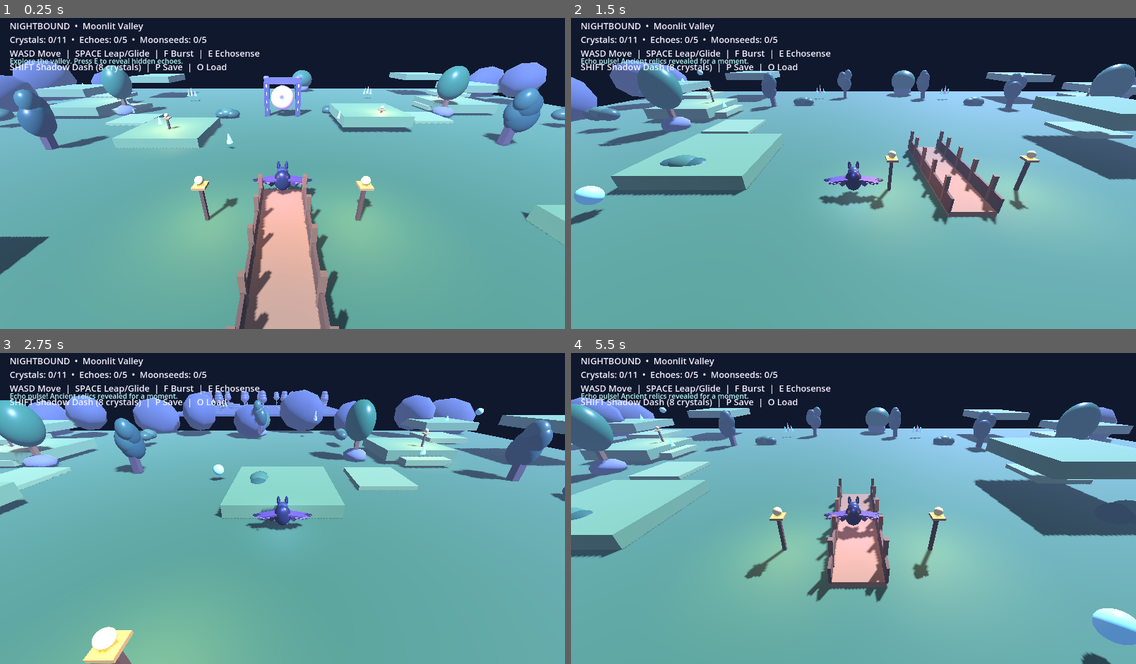
Above: before the commit, frames 1-4 (two rows, left to right).
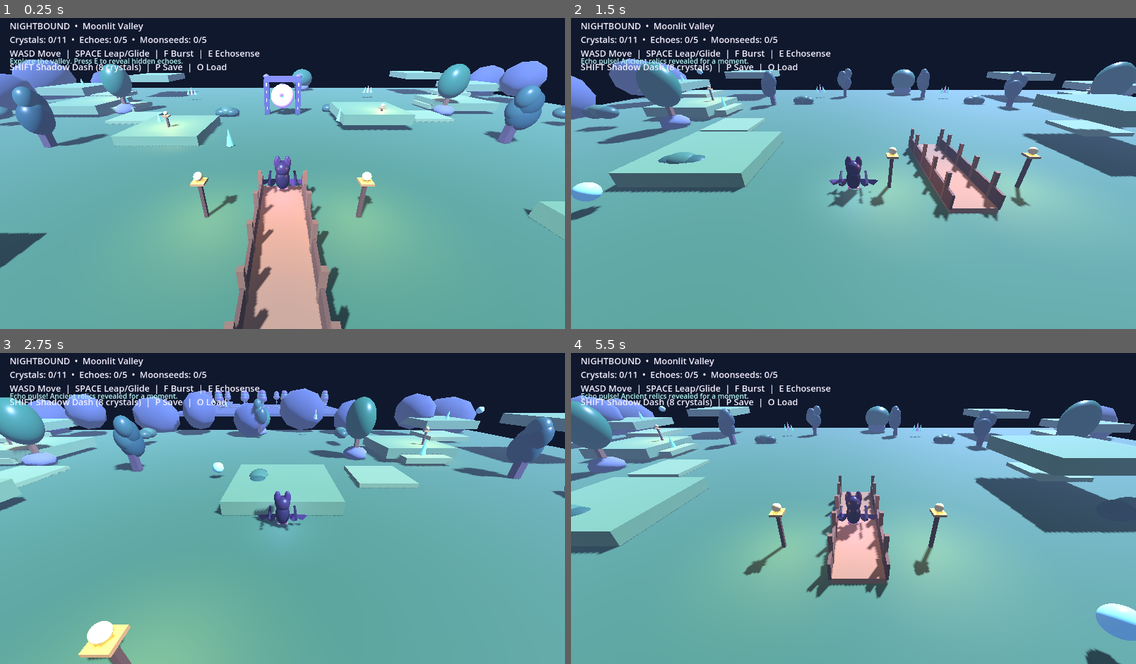
Above: after the commit, the same moments.

Repository: Dynamon91/nightbound
Game: Godot game, scene res://scenes/main.tscn
Same seed, same stepped clock (60 frames per second), same inputs: the game is played once before the commit and once after it.
Inputs:
- Up to frame 1 (0.25 s): no input
- Up to frame 2 (1.5 s): tap E (echosense) at 0.5, 1.35 s; hold D (move_right) 0.53-1.28 s; hold F (burst) 0.53-1.28 s; tap Space (jump) at 0.77 s; hold S (move_back) from 1.28 s (still down)
- Up to frame 3 (2.75 s): tap Space (jump) at 1.52 s; release S (move_back) at 2.03 s; hold D (move_right) from 2.03 s (still down); hold Shift (shadow_dash) from 2.03 s (still down)
- Up to frame 4 (5.5 s): release D (move_right) at 2.78 s; release Shift (shadow_dash) at 2.78 s; hold W (move_forward) 2.78-3.53 s; tap F (burst) at 2.85 s; tap Space (jump) at 3.02, 3.77, 4.52 s; hold A (move_left) 3.53-5.03 s; tap E (echosense) at 3.6 s; tap Shift (shadow_dash) at 4.35 s; hold S (move_back) from 5.03 s (still down); hold F (burst) from 5.03 s (still down)

The runs differ from the first frame. In frame 1, 6.7% of the frame differs, in the area x 0-100%, y 13-100%; in frame 2, 7.5%; in frame 3, 6.7%; in frame 4, 7.7%.

Commit message:
art: enrich Veilwood traversal with animated landmarks and a stronger bat presentation

Diff:
--- a/scripts/main.gd
+++ b/scripts/main.gd
@@ -54,7 +54,6 @@
 	return item
 
 func add_lantern(pos: Vector3) -> void:
-	# Warm route lights make landmarks readable against the cool moonlight.
 	add_solid_box(pos + Vector3(0, 1.1, 0), Vector3(0.18, 2.2, 0.18), Color("#65452e"))
 	add_box(self, pos + Vector3(0, 2.15, 0), Vector3(0.65, 0.12, 0.65), Color("#b88445"))
 	add_sphere(self, pos + Vector3(0, 2.45, 0), 0.22, Color("#ffd58a"))
@@ -88,7 +87,6 @@
 	return item
 
 func add_rock(parent: Node3D, pos: Vector3, size: Vector3, color: Color, seed_value: int) -> MeshInstance3D:
-	# Faceted, irregular silhouettes read as moonlit stone rather than smooth placeholder blobs.
 	var item := MeshInstance3D.new()
 	var mesh := SphereMesh.new()
 	mesh.radius = 1.0
@@ -106,17 +104,9 @@
 	return item
 
 func add_wing_membrane(parent: Node3D, side: float) -> void:
-	# A thin, scalloped triangular membrane gives the bat a readable wing silhouette.
 	var mesh_instance := MeshInstance3D.new()
 	var wing_mesh := ArrayMesh.new()
-	var vertices := PackedVector3Array([
-		Vector3(side * 0.28, 0.30, 0.02),
-		Vector3(side * 1.48, 0.18, 0.02),
-		Vector3(side * 1.18, -0.18, 0.02),
-		Vector3(side * 0.92, -0.02, 0.02),
-		Vector3(side * 0.66, -0.30, 0.02),
-		Vector3(side * 0.42, -0.04, 0.02)
-	])
+	var vertices := PackedVector3Array([Vector3(side * 0.28, 0.30, 0.02), Vector3(side * 1.48, 0.18, 0.02), Vector3(side * 1.18, -0.18, 0.02), Vector3(side * 0.92, -0.02, 0.02), Vector3(side * 0.66, -0.30, 0.02), Vector3(side * 0.42, -0.04, 0.02)])
 	var indices := PackedInt32Array([0, 1, 2, 0, 2, 3, 0, 3, 4, 0, 4, 5])
 	var arrays: Array = []
 	arrays.resize(Mesh.ARRAY_MAX)
@@ -134,7 +124,6 @@
 	parent.add_child(mesh_instance)
 
 func add_crystal_shard(parent: Node3D, pos: Vector3, height: float, color: Color, width := 0.32) -> MeshInstance3D:
-	# Low-sided tapered prism gives crystals a deliberate faceted silhouette.
 	var item := MeshInstance3D.new()
 	var mesh := CylinderMesh.new()
 	mesh.top_radius = width * 0.08
@@ -163,7 +152,6 @@
 	show_message("Explore the valley. Press E to reveal hidden echoes.")
 
 func build_world() -> void:
-	# Moonlit 3D presentation: cool ambient light and a warm key light.
 	var world_env := WorldEnvironment.new()
 	var environment := Environment.new()
 	environment.background_mode = Environment.BG_COLOR
@@ -192,18 +180,13 @@
 	fill_light.light_energy = 2.0
 	fill_light.omni_range = 12.0
 	add_child(fill_light)
-	# Broad valley floor: the prototype is deliberately scaled for roaming, not a tiny arena.
 	add_solid_box(Vector3(0, -0.5, 0), Vector3(100, 1, 100), Color("#416b43"))
-	# Raised exploration shelves around the valley, with multiple routes and glide-friendly gaps.
 	for p in [Vector3(-12, 0.4, -9), Vector3(11, 1.2, -14), Vector3(17, 0.4, 9), Vector3(-17, 3.2, 13), Vector3(-30, 1.0,  …(258 unchanged characters)…
 		add_solid_box(p, Vector3(8, 1.2, 8), Color("#668b58"))
-	# Four natural stepping-stone routes lead out to the raised shelves.
 	for p in [Vector3(-20, 0.1, -15), Vector3(-25, 0.5, -21), Vector3(-31, 1.5, -27), Vector3(20, 0.1, -16), Vector3(26, 0.5, -23), Vector3(32, 1.6, -29), Vector3(-20, 0.1, 17), Vector3(-26, 0.5, 24), Vector3(-32, 1.7, 30), Vector3(20, 0.1, 18), Vector3(26, 0.6, 25), Vector3(32, 1.8, 31)]:
 		add_solid_box(p, Vector3(5, 0.6, 5), Color("#78965f"))
-	# A shallow moonlit pool and a wooden crossing mark the central landmark.
 	add_solid_box(Vector3(0, -0.1, 15), Vector3(14, 0.15, 8), Color("#3e9bc2"))
 	add_solid_box(Vector3(0, 0.1, 7), Vector3(2.5, 0.4, 9), Color("#9b7047"))
-	# Distinct distant rock formations help orient the player while exploring.
 	for p in [Vector3(-44, 0.8, -5), Vector3(45, 0.8, 4), Vector3(-5, 0.8, 45), Vector3(5, 0.8, -45)]:
 		add_rock(self, p, Vector3(2.5, 1.25, 2.0), Color("#697487"), int(abs(p.x + p.z)))
 		var crown := add_sphere(self, p + Vector3(0, 2.0, 0), 2.6, Color("#286b48"))
@@ -213,27 +196,22 @@
 		add_box(self, p + Vector3(0, 2, 0), Vector3(0.45, 3, 0.45), Color("#76502e"))
 		var crown := add_sphere(self, p + Vector3(0, 4, 0), 1.8, Color("#286b48"))
 		crown.scale = Vector3(1.0, 1.25, 0.9)
-	# Layered cliff silhouettes add depth and break up the blocky horizon.
 	for i in range(18):
 		var side := -1.0 if i % 2 == 0 else 1.0
 		var z := -42.0 + float(i) * 5.0
 		var x := side * (43.0 + float(i % 3) * 2.5)
 		var rock := add_rock(self, Vector3(x, 2.0 + float(i % 4) * 0.7, z), Vector3(3.8 + float(i % 3) * 0.55, 3.0 + float(i % 3) * 0.45, 3.0), Color("#343d59") if i % 2 == 0 else Color("#414967"), i)
 		rock.rotation.z += 0.08 if i % 2 == 0 else -0.06
-	# Small crystal clusters around the valley edges create more layered fantasy landmarks.
 	for p in [Vector3(-18, 1.0, -30), Vector3(18, 1.0, -33), Vector3(-42, 3.0, 14), Vector3(42, 3.0, 15), Vector3(-12, 1.0, 38), Vector3(13, 1.0, 39)]:
 		for k in range(3):
 			var shard := add_crystal_shard(self, p + Vector3((float(k) - 1.0) * 0.65, 0.55 + float(k % 2) * 0.25, 0), 1.15 + float(k % 2) * 0.35, Color("#6eeaf4") if k != 1 else Color("#a88aff"), 0.28)
 			shard.rotation.z = (float(k) - 1.0) * 0.12
-	# Low shrubs and layered canopy clusters soften the block-built landscape.
 	for p in [Vector3(-8, 0.1, -17), Vector3(8, 0.1, -20), Vector3(-18, 0.2, 8), Vector3(18, 0.2, 7), Vector3(-35, 1.2, -12), Vector3(35, 1.2, -12), Vector3(-35, 1.3, 18), Vector3(35, 1.3, 18), Vector3(-15, 0.2, 32), Vector3(15, 0.2, 32)]:
 		for part in range(3):
 			var bush := add_sphere(self, p + Vector3((float(part) - 1.0) * 0.7, 0.35 + float(part % 2) * 0.2, 0), 0.85, Color("#315b46") if part != 1 else Color("#467452"))
 			bush.scale = Vector3(1.25, 0.8, 1.0)
-	# Warm lanterns trace the bridge and the four outer exploration routes.
 	for p in [Vector3(-4, 0, 5), Vector3(4, 0, 5), Vector3(-12, 0, -8), Vector3(-27, 1.0, -22), Vector3(12, 0, -12), Vector3(27, 1.0, -24), Vector3(-27, 1.0, 25), Vector3(27, 1.0, 26)]:
 		add_lantern(p)
-	# More natural tree silhouettes: tapered trunks, layered crowns, and moonlit leaf tips.
 	for p in [Vector3(-22, 0.0, -5), Vector3(22, 0.0, -6), Vector3(-40, 1.0, 4), Vector3(40, 1.0, 5), Vector3(-20, 0.0, 30), Vector3(20, 0.0, 31), Vector3(-8, 0.0, 39), Vector3(8, 0.0, 40)]:
 		var trunk := add_box(self, p + Vector3(0, 1.5, 0), Vector3(0.65, 3.0, 0.65), Color("#4d3b43"))
 		trunk.rotation.z = randf_range(-0.08, 0.08)
@@ -241,12 +219,10 @@
 			var offset := Vector3(randf_range(-0.75, 0.75), 2.7 + float(crown) * 0.55, randf_range(-0.45, 0.45))
 			var foliage := add_sphere(self, p + offset, 1.15 - float(crown) * 0.12, Color("#244b48") if crown % 2 == 0 else Color("#315d53"))
 			foliage.scale = Vector3(1.0, 1.25, 0.9)
-	# Bridge rails and posts make the crossing read as a crafted wooden structure.
 	for side in [-1.0, 1.0]:
 		add_box(self, Vector3(side * 1.25, 0.65, 7), Vector3(0.14, 0.9, 9), Color("#68482f"))
 		for z in [3.5, 5.5, 7.5, 9.5, 11.0]:
 			add_box(self, Vector3(side * 1.25, 1.05, z), Vector3(0.22, 1.7, 0.22), Color("#815c3b"))
-	# Rebuild the realm gate as a carved stone-and-crystal landmark, not a plain box frame.
 	add_solid_box(Vector3(-2.25, 2.4, -18), Vector3(0.75, 4.8, 1.0), Color("#45445f"))
 	add_solid_box(Vector3(2.25, 2.4, -18), Vector3(0.75, 4.8, 1.0), Color("#45445f"))
 	add_solid_box(Vector3(0, 4.85, -18), Vector3(5.1, 0.75, 1.0), Color("#56516e"))
@@ -260,7 +236,6 @@
 			rune.material_override = rune_mat
 		var cap := add_sphere(self, Vector3(side * 2.25, 5.2, -18), 0.45, Color("#7a6f9b"))
 		cap.scale = Vector3(1.0, 0.65, 0.85)
-	# Portal center uses a flattened glowing crystal-like orb with layered rings.
 	portal_core_node = add_sphere(self, Vector3(0, 2.7, -18.05), 1.35, Color("#342c58"))
 	portal_core_node.scale = Vector3(0.88, 1.2, 0.18)
 	portal_glow_light = OmniLight3D.new()
@@ -270,7 +245,6 @@
 	portal_glow_light.light_energy = 0.25
 	portal_glow_light.omni_range = 7.0
 	add_child(portal_glow_light)
-	# Concentric luminous rings give the realm gate a stronger focal silhouette.
 	for ring_scale in [1.0, 0.78]:
 		var ring := MeshInstance3D.new()
 		var ring_mesh := TorusMesh.new()
@@ -285,13 +259,7 @@
 		ring_mat.emission_energy_multiplier = 0.75
 		ring.material_override = ring_mat
 		add_child(ring)
-	# Collectibles are distributed across the expanded valley and its outer routes.
-	var crystal_positions: Array[Vector3] = [
-		Vector3(-5, 1.0, -5), Vector3(7, 1.5, -12), Vector3(-14, 1.2, -10),
-		Vector3(-25, 1.5, -21), Vector3(-38, 3.2, -29), Vector3(25, 1.5, -23),
-		Vector3(38, 3.4, -33), Vector3(-25, 1.5, 24), Vector3(-38, 3.5, 35),
-		Vector3(25, 1.6, 25), Vector3(38, 3.7, 36)
-	]
+	var crystal_positions: Array[Vector3] = [Vector3(-5, 1.0, -5), Vector3(7, 1.5, -12), Vector3(-14, 1.2, -10), Vector3(-25, 1.5, -21), Vector3(-38, 3.2, -29), Vector3(25, 1.5, -23), Vector3(38, 3.4, -33), Vector3(-25, 1.5, 24), Vector3(-38, 3.5, 35), Vector3(25, 1.6, 25), Vector3(38, 3.7, 36)]
 	for i in range(crystal_positions.size()):
 		make_crystal(crystal_positions[i], "crystal_%02d" % i)
 	var relic_positions: Array[Vector3] = [Vector3(-8, 1.2, 0), Vector3(5, 1, -7), Vector3(20, 1, 3), Vector3(-37, 4.7, -38), Vector3(37, 4.8, 40)]
@@ -306,37 +274,9 @@
 			relic.queue_free()
 
 func build_veilwood() -> void:
-	# A separate destination beyond the first gate: a bioluminescent forest.
 	add_solid_box(Vector3(130, -0.5, 0), Vector3(76, 1, 76), Color("#252d50"))
 	for p in [Vector3(118, 0.2, -8), Vector3(126, 0.7, -14), Vector3(137, 1.3, -20), Vector3(146, 2.0, -26), Vector3(138, 0.6, 10), Vector3(149, 1.4, 18), Vector3(158, 2.0, 25)]:
 		add_solid_box(p, Vector3(7, 0.8, 7), Color("#3c466f"))
-	# A carved moonstone trail guides the player from the realm arrival point to the Heart-Tree.
-	for i in range(9):
-		var trail_z := 25.0 - float(i) * 6.2
-		var trail_x := 130.0 + sin(float(i) * 0.72) * 2.0
-		var trail_stone := add_rock(self, Vector3(trail_x, 0.18, trail_z), Vector3(2.5, 0.35, 2.0), Color("#555b83"), 40 + i)
-		trail_stone.name = "VeilwoodTrailStone_%02d" % i
-		var trail_rune := add_box(self, Vector3(trail_x, 0.39, trail_z), Vector3(0.9, 0.035, 0.12), Color("#79f2ef"))
-		trail_rune.name = "VeilwoodTrailRune_%02d" % i
-		var trail_mat := material(Color("#79f2ef"), 0.28)
-		trail_mat.emission_enabled = true
-		trail_mat.emission = Color("#62eaff")
-		trail_mat.emission_energy_multiplier = 1.15
-		trail_rune.material_override = trail_mat
-	# The arrival arch makes the new realm feel like a deliberate threshold, not an empty side platform.
-	for side in [-1.0, 1.0]:
-		var arch_pillar := add_rock(self, Vector3(130.0 + side * 5.0, 2.2, 32.0), Vector3(1.0, 2.8, 0.9), Color("#4c456b"), int(side + 8))
-		arch_pillar.name = "VeilwoodArrivalPillar"
-		var arch_crystal := add_crystal_shard(self, Vector3(130.0 + side * 5.0, 4.5, 32.0), 1.3, Color("#8af5f0"), 0.28)
-		arch_crystal.rotation.z = side * -0.16
-	add_box(self, Vector3(130, 5.0, 32.0), Vector3(10.5, 0.55, 0.85), Color("#51466f"))
-	for side in [-1.0, 1.0]:
-		var arch_rune := add_box(self, Vector3(130.0 + side * 5.0, 2.3, 31.48), Vector3(0.13, 1.8, 0.08), Color("#8af5f0"))
-		var arch_mat := material(Color("#8af5f0"), 0.25)
-		arch_mat.emission_enabled = true
-		arch_mat.emission = Color("#68eaff")
-		arch_mat.emission_energy_multiplier = 1.4
-		arch_rune.material_override = arch_mat
 	for i in range(13):
 		var side := -1.0 if i % 2 == 0 else 1.0
 		var p := Vector3(130.0 + side * (12.0 + float(i % 4) * 5.0), 0.0, -30.0 + float(i) * 5.0)
@@ -369,7 +309,7 @@
 	heart_tree_light = OmniLight3D.new()
 	heart_tree_light.position = Vector3(130, 5.0, -31)
 	heart_tree_light.light_color = Color("#b16bff")
-	heart_tree_light.light_energy = 1.0 if veilwood_seeds < 5 else 4.5
+	heart_tree_light.light_energy = 1.0
 	heart_tree_light.omni_range = 17.0
 	add_child(heart_tree_light)
 	for p in [Vector3(112, 2.5, -18), Vector3(151, 3.0, -8), Vector3(116, 2.8, 20), Vector3(153, 3.5, 14), Vector3(130, 1.0, 30)]:
@@ -386,56 +326,72 @@
 		if seed_mat:
 			seed_mat.emission_energy_multiplier = 1.35
 		veilwood_seed_objects[seed_id] = seed
+	# A carved moonstone trail guides the player from the realm arrival point to the Heart-Tree.
+	for i in range(9):
+		var trail_z := 25.0 - float(i) * 6.2
+		var trail_x := 130.0 + sin(float(i) * 0.72) * 2.0
+		var trail_stone := add_rock(self, Vector3(trail_x, 0.18, trail_z), Vector3(2.5, 0.35, 2.0), Color("#555b83"), 40 + i)
+		trail_stone.name = "VeilwoodTrailStone_%02d" % i
+		var trail_rune := add_box(self, Vector3(trail_x, 0.39, trail_z), Vector3(0.9, 0.035, 0.12), Color("#79f2ef"))
+		trail_rune.name = "VeilwoodTrailRune_%02d" % i
+		var trail_mat := material(Color("#79f2ef"), 0.28)
+		trail_mat.emission_enabled = true
+		trail_mat.emission = Color("#62eaff")
+		trail_mat.emission_energy_multiplier = 1.15
+		trail_rune.material_override = trail_mat
+	# The arrival arch makes the new realm feel like a deliberate threshold, not an empty side platform.
+	for side in [-1.0, 1.0]:
+		var arch_pillar := add_rock(self, Vector3(130.0 + side * 5.0, 2.2, 32.0), Vector3(1.0, 2.8, 0.9), Color("#4c456b"), int(side + 8))
+		arch_pillar.name = "VeilwoodArrivalPillar"
+		var arch_crystal := add_crystal_shard(self, Vector3(130.0 + side * 5.0, 4.5, 32.0), 1.3, Color("#8af5f0"), 0.28)
+		arch_crystal.rotation.z = side * -0.16
+	add_box(self, Vector3(130, 5.0, 32.0), Vector3(10.5, 0.55, 0.85), Color("#51466f"))
+	for side in [-1.0, 1.0]:
+		var arch_rune := add_box(self, Vector3(130.0 + side * 5.0, 2.3, 31.48), Vector3(0.13, 1.8, 0.08), Color("#8af5f0"))
+		var arch_mat := material(Color("#8af5f0"), 0.25)
+		arch_mat.emission_enabled = true
+		arch_mat.emission = Color("#68eaff")
+		arch_mat.emission_energy_multiplier = 1.4
+		arch_rune.material_override = arch_mat
 
 func make_crystal(pos: Vector3, id: String) -> void:
-	var c := add_crystal_shard(self, pos, 0.95, Color("#67f2ee"), 0.34)
-	c.name = id
-	var base_mat := c.material_override as StandardMaterial3D
-	if base_mat:
-		base_mat.emission_energy_multiplier = 1.15
-	c.rotation.z = 0.08
-	crystal_objects[id] = {"node": c, "base": pos, "phase": randf() * TAU}
+	var node := add_crystal_shard(self, pos, 1.6, Color("#68e9ff"), 0.38)
+	node.name = id
+	crystal_objects[id] = {"node": node, "base": pos, "phase": float(id.hash() % 100)}
 
 func build_player() -> void:
 	player = CharacterBody3D.new()
-	player.name = "BatPlayer"
+	player.name = "NightboundBat"
 	player.position = Vector3(0, 1.5, 3)
 	add_child(player)
 	var collision := CollisionShape3D.new()
-	var shape := CapsuleShape3D.new()
-	shape.radius = 0.48
-	shape.height = 1.6
-	collision.shape = shape
+	var capsule := CapsuleShape3D.new()
+	capsule.radius = 0.42
+	capsule.height = 1.45
+	collision.shape = capsule
+	collision.position = Vector3(0, 0.15, 0)
 	player.add_child(collision)
-	var body := add_sphere(player, Vector3(0, 0.15, 0), 0.58, Color("#292c45"))
-	body.scale = Vector3(0.85, 1.15, 0.7)
-	add_sphere(player, Vector3(0, 0.55, -0.22), 0.35, Color("#414866"))
+	var body := add_sphere(player, Vector3(0, 0.25, 0), 0.55, Color("#2e243b"))
+	body.scale = Vector3(0.78, 1.15, 0.75)
+	var head := add_sphere(player, Vector3(0, 0.95, -0.02), 0.48, Color("#3b2b47"))
+	head.scale = Vector3(0.9, 0.95, 0.9)
 	for side in [-1.0, 1.0]:
-		var ear := add_sphere(player, Vector3(side * 0.24, 1.0, -0.31), 0.16, Color("#292c45"))
-		ear.scale = Vector3(0.65, 1.55, 0.55)
-		var eye := add_sphere(player, Vector3(side * 0.16, 0.66, -0.77), 0.065, Color("#f8df8b"))
-		eye.scale = Vector3(0.8, 1.0, 0.45)
+		var ear := add_sphere(player, Vector3(side * 0.28, 1.3, -0.02), 0.28, Color("#493258"))
+		ear.scale = Vector3(0.7, 1.45, 0.55)
+	var eye_left := add_sphere(player, Vector3(-0.17, 1.04, -0.39), 0.085, Color("#d5a6ff"))
+	var eye_right := add_sphere(player, Vector3(0.17, 1.04, -0.39), 0.085, Color("#d5a6ff"))
+	var muzzle := add_sphere(player, Vector3(0, 0.82, -0.39), 0.22, Color("#624258"))
+	muzzle.scale = Vector3(1.2, 0.7, 0.8)
+	for side in [-1.0, 1.0]:
 		add_wing_membrane(player, side)
-		var wing := add_box(player, Vector3(side * 0.88, 0.22, 0.03), Vector3(1.15, 0.10, 0.58), Color("#59416f"))
-		wing.rotation.z = side * -0.18
-		var tip := add_sphere(player, Vector3(side * 1.38, 0.12, -0.08), 0.22, Color("#302641"))
-		tip.scale = Vector3(1.8, 0.3, 0.75)
-		for finger in range(3):
-			var spar := add_box(player, Vector3(side * (0.78 + finger * 0.22), 0.18, 0.20 + finger * 0.08), Vector3(0.58, 0.045, 0.045), Color("#8a6da2"))
-			spar.rotation.y = side * (0.18 + finger * 0.12)
-	add_sphere(player, Vector3(0, 0.45, -0.79), 0.16, Color("#c6b5d9"))
-	# Chest tuft and feet give the silhouette a more character-like, finished read.
-	for tuft in range(3):
-		var fur := add_sphere(player, Vector3((float(tuft) - 1.0) * 0.13, 0.05 - float(tuft % 2) * 0.08, -0.48), 0.12, Color("#82739f"))
-		fur.scale = Vector3(0.7, 1.25, 0.65)
+		var wing_arm := add_box(player, Vector3(side * 0.75, 0.35, 0.02), Vector3(0.12, 0.12, 1.55), Color("#241c2f"))
+		wing_arm.rotation.z = side * 0.55
 	for side in [-1.0, 1.0]:
 		var foot := add_sphere(player, Vector3(side * 0.22, -0.43, -0.12), 0.14, Color("#b77a86"))
 		foot.scale = Vector3(1.0, 0.55, 1.35)
-		# Three tiny toe tips add a readable bat-like foot shape.
 		for toe in range(3):
 			var claw := add_sphere(player, Vector3(side * 0.22 + (float(toe) - 1.0) * 0.09, -0.47, -0.25), 0.045, Color("#e0c6d0"))
 			claw.scale = Vector3(0.75, 0.65, 1.2)
-	# Soft rim lighting separates the dark character from the night scene.
 	var rim := OmniLight3D.new()
 	rim.position = Vector3(0, 0.7, 0.3)
 	rim.light_color = Color("#8f83ff")
@@ -507,7 +463,6 @@
 		dash_pressed = false
 	player.move_and_slide()
 	pulse_time = maxf(0.0, pulse_time - delta)
-	# Slow, offset drift keeps the Veilwood alive without distracting from traversal.
 	var ambience_time := float(Time.get_ticks_msec()) / 1000.0
 	for i in range(veilwood_motes.size()):
 		var mote: MeshInstance3D = veilwood_motes[i]
@@ -530,7 +485,6 @@
 		for secret in secrets:
 			secret.visible = true
 		show_message("Echo pulse! Ancient relics revealed for a moment.")
-	# Revealed relics can be collected by approaching them before the pulse fades.
 	for i in range(secrets.size() - 1, -1, -1):
 		var relic: MeshInstance3D = secrets[i]
 		if is_instance_valid(relic) and relic.visible and relic.global_position.distance_to(player.global_position) < 1.25:
